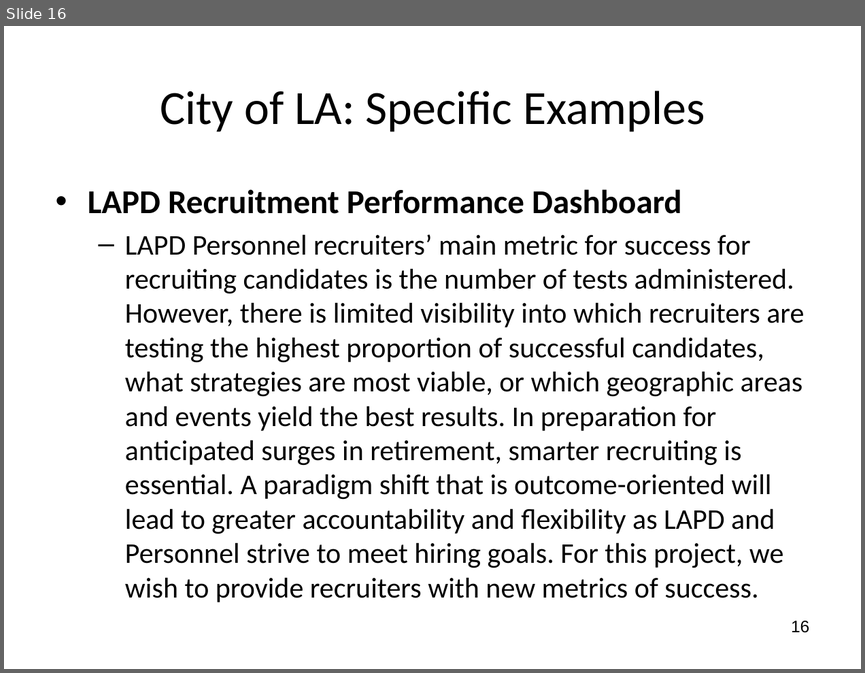
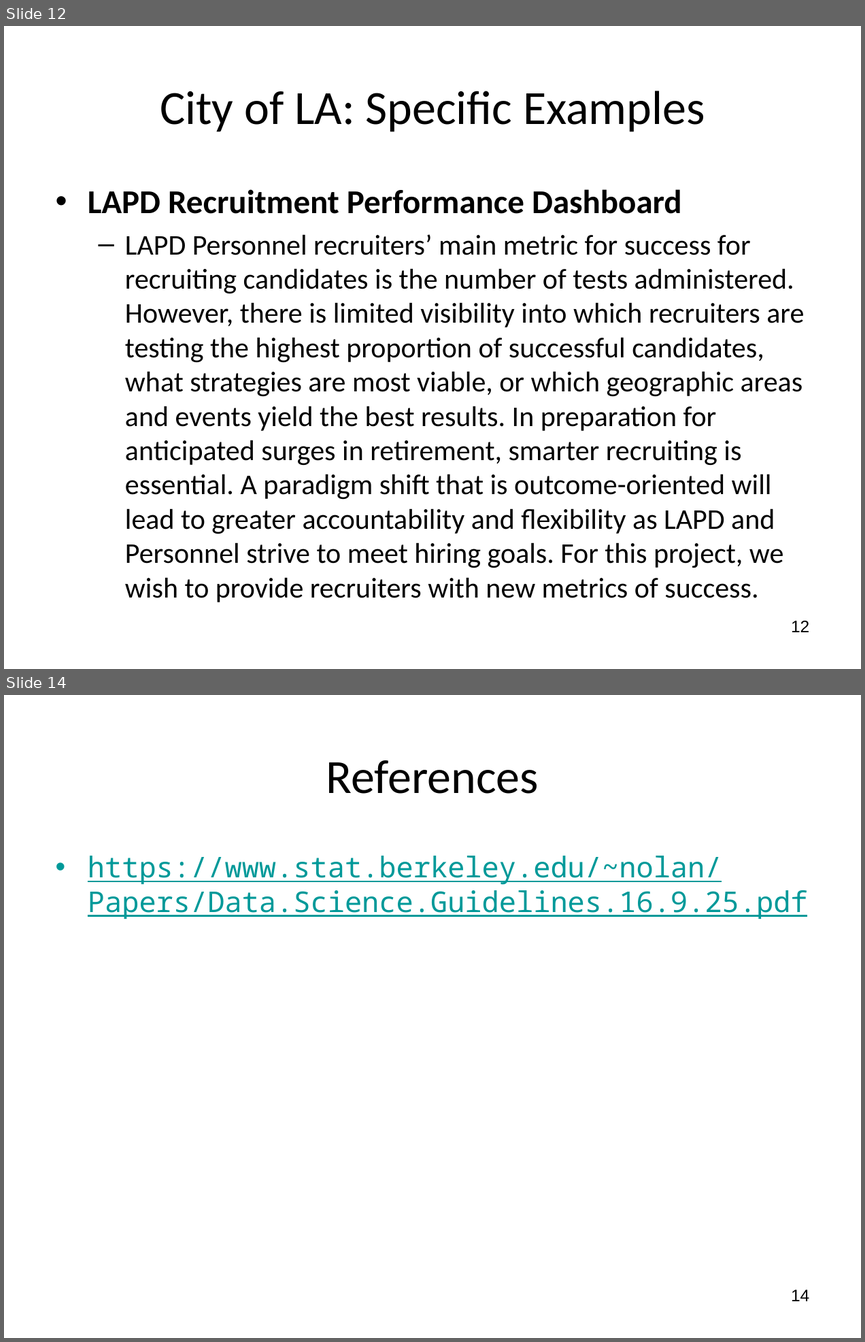
Before and after one commit to wsphd/datajam2018, a slide deck: dj2018.pptx. Shown one above the other, each under a label of ours: slide 16 before the commit, slides 12 and 14 after it; the slides between them are not shown. The pictures are 865x673 and 865x1342 pixels, drawn with LibreOffice and Linux fonts; fonts in the diff are those of the drawing. Boxes give left, top, right and bottom in pixels: in the first picture for what was removed or moved away, otherwise in the second. Text is boxed around its words. In the diff, an @@ line names an element or a change of style, - is before the commit and + after.

```diff
--- a/dj2018.pptx
+++ b/dj2018.pptx
@@ slide 14 added at (4, 695, 861, 1338), background #FFFFFF @@
@@ title added at (326, 760, 538, 794), 40 pt, text #000000 @@
+References
@@ text added at (88, 855, 808, 919), 24 pt, text #009999, underline @@
+• https://www.stat.berkeley.edu/~nolan/Papers/Data.Science.Guidelines.16.9.25.pdf
@@ page number added at (791, 1289, 809, 1301), 14 pt, text #000000 @@
+14
@@ what was slide 16 is now slide 12 @@
@@ page number at (791, 620, 809, 632): text changed @@
-16
+12
```
Also in this commit, not shown: 4 slides changed, 2 other slides added, 5 slides removed, 2 other files.
